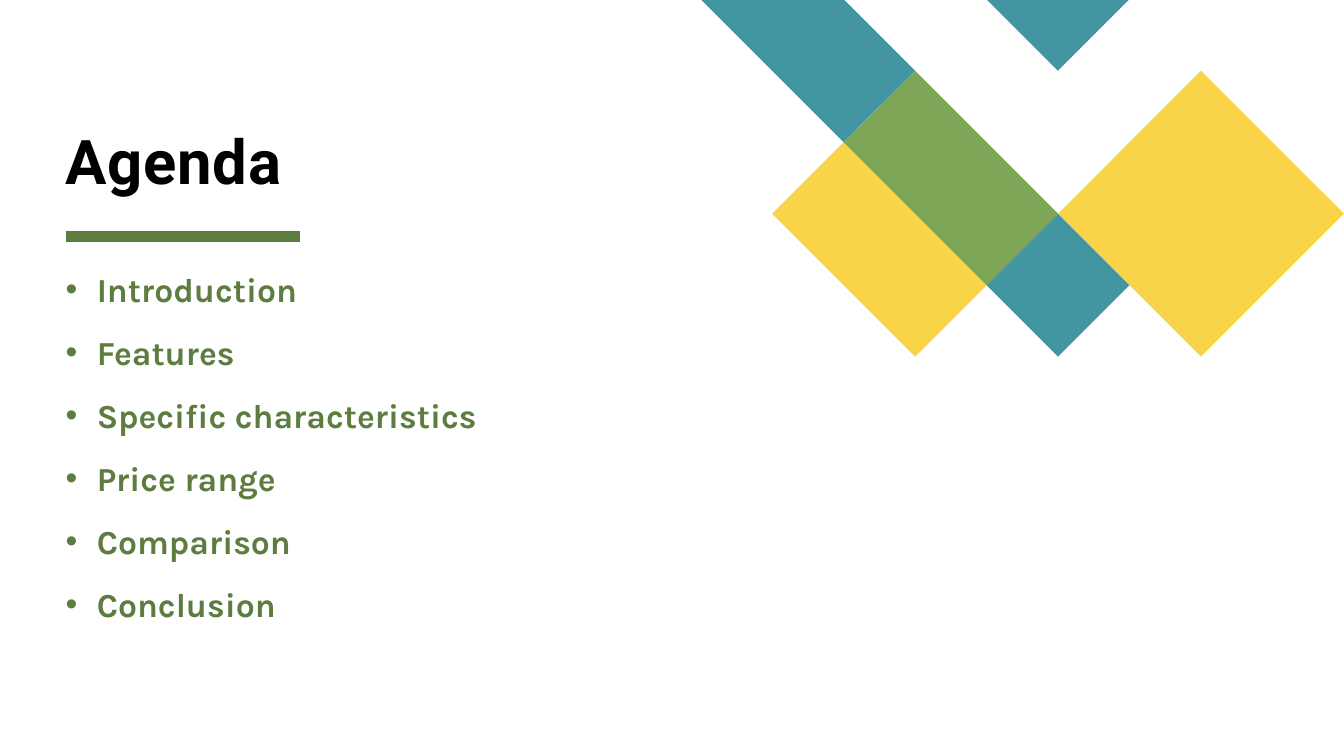
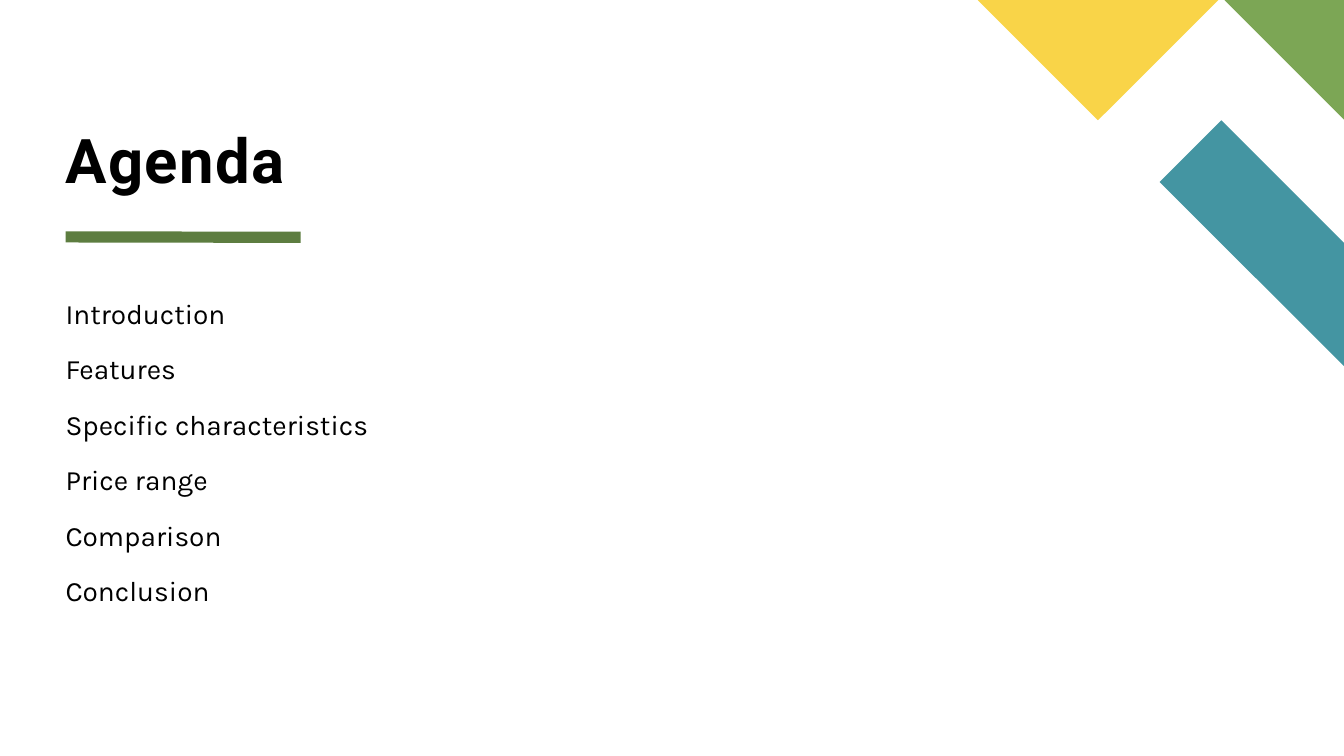
Before and after one commit to ToddBCarter/Classwork, a slide deck: slide 2 of ENGL317/Project2/Project2SlideShow.pptx. Drawn at 1344x756 pixels with LibreOffice and Linux fonts; fonts in the diff are those of the drawing. Boxes give left, top, right and bottom in pixels: in the first picture for what was removed or moved away, otherwise in the second. Text is boxed around its words. In the diff, an @@ line names an element or a change of style, - is before the commit and + after.

```diff
--- a/ENGL317/Project2/Project2SlideShow.pptx
+++ b/ENGL317/Project2/Project2SlideShow.pptx
@@ freeform shape removed at bbox=[702, 0, 1130, 357] @@
@@ freeform shape at bbox=[978, 0, 1219, 120]: fill #4495A2 to #F9D448; rotation 0 to 180 degrees; outline redrawn @@
@@ freeform shape added at bbox=[1225, 0, 1344, 120], fill #7CA655 @@
@@ title "Agenda" at bbox=[66, 136, 285, 196]: letter spacing 0.5 to 1 pt @@
@@ freeform shape removed at bbox=[844, 71, 1059, 285] @@
@@ freeform shape removed at bbox=[772, 142, 987, 357] @@
@@ freeform shape at bbox=[1159, 120, 1344, 366]: fill #F9D448 to #4495A2; rotation 0 to 180 degrees; outline redrawn @@
@@ text "Introduction": place and size @@
-text "Introduction" at bbox=[97, 278, 477, 618]
+text "Introduction" at bbox=[66, 304, 368, 602]
@@ text "Introduction" at bbox=[66, 304, 368, 602]: size 24 to 20 pt, text colour #5D7D40 to #000000, bold off; bullet • to none; line spacing 0.8 to 0.9; less space between paragraphs @@
```
Also in this commit, not shown: 4 other slides changed, 4 slides added, 2 slides removed, 2 other files.
